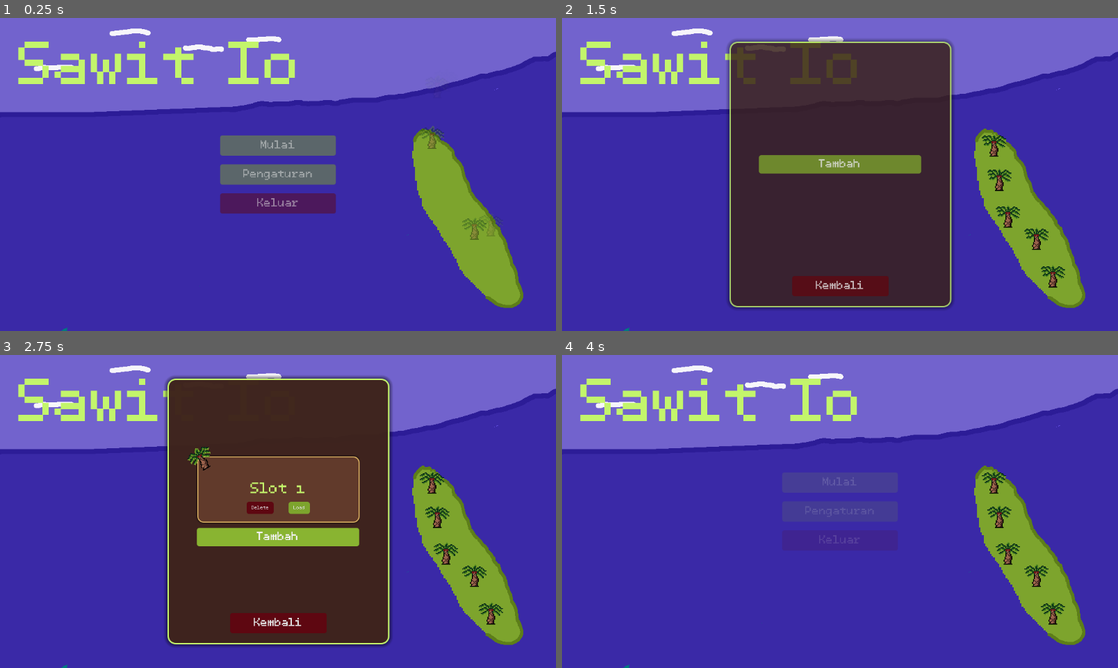
Above: before the commit, frames 1-4 (two rows, left to right).
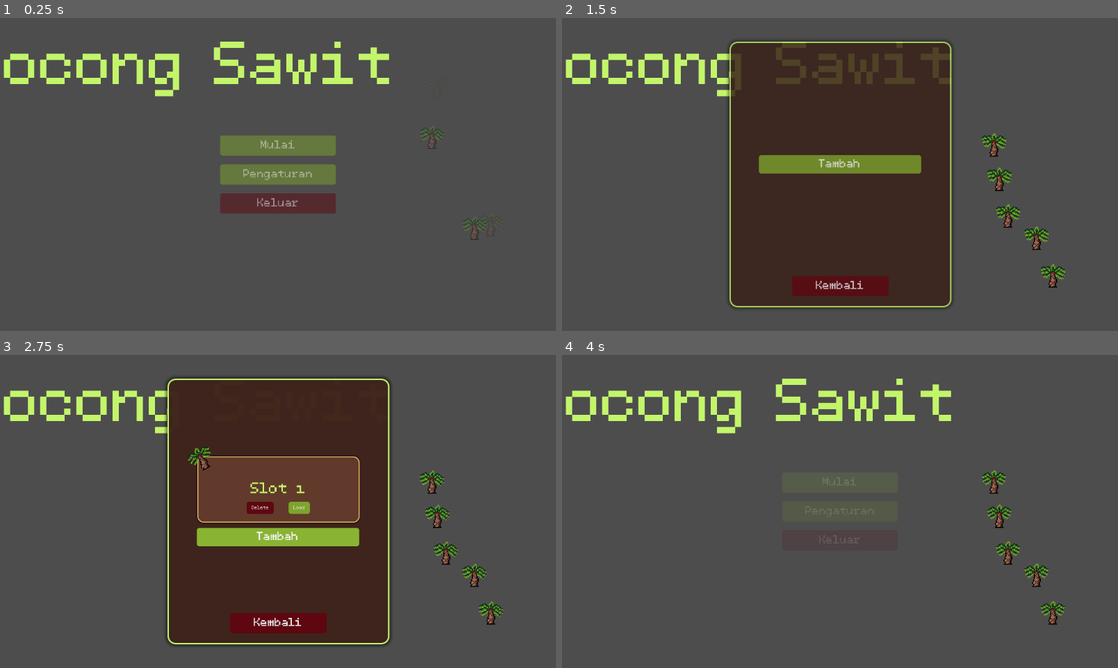
Above: after the commit, the same moments.

Repository: azizul987/Sawit-io
Game: Godot game, scene res://Scene/MainMenui.tscn
Same seed, same stepped clock (60 frames per second), same inputs: the game is played once before the commit and once after it. Sound files missing from this copy of the repository are replaced by a short silence.
Inputs (mouse positions are in pixels of both pictures, inside the frame that each line leads up to):
- Up to frame 1 (0.25 s): no input
- Up to frame 2 (1.5 s): click "Mulai" at 0.5 s; tap Enter at 1.25 s; drag from (1051, 274) to (1006, 215) at 1.27 s
- Up to frame 3 (2.75 s): click "Tambah" at 2 s
- Up to frame 4 (4 s): click "Kembali" at 2.75 s; click "Mulai" at 3.5 s

The runs differ from the first frame. In frame 1, 99% of the frame differs, in the area x 0-100%, y 0-100%; in frame 2, 65%; in frame 3, 65%; in frame 4, 98%.

Commit message:
add new icon to trs res

Diff:
--- a/Logic/Data Templete/Data/ress/updatedatabase.tres
+++ b/Logic/Data Templete/Data/ress/updatedatabase.tres
@@ -2,12 +2,13 @@
 
 [ext_resource type="Script" uid="uid://b2qs3ham6ojqe" path="res://Logic/Data Templete/Data/Source/updatedatabase.gd" id="1_erwtg"]
 [ext_resource type="Script" uid="uid://g1tewc4pomil" path="res://Logic/Data Templete/Data/Source/UpgradeData.gd" id="2_own6j"]
-[ext_resource type="Texture2D" uid="uid://c0xhqcmcbti51" path="res://temp tekture/skill_icons_by_quintino_pixels/24x24/skill_icons1.png" id="3_sabit"]
-[ext_resource type="Texture2D" uid="uid://bnn4d5r1duo1i" path="res://temp tekture/skill_icons_by_quintino_pixels/24x24/skill_icons2.png" id="4_buruh"]
-[ext_resource type="Texture2D" uid="uid://pg3lumyfvw84" path="res://temp tekture/skill_icons_by_quintino_pixels/24x24/skill_icons5.png" id="5_pupuk"]
+[ext_resource type="Texture2D" uid="uid://d24auogqsff7d" path="res://Asset/Icon/BuahSawitUpgrade.png" id="4_3bb6v"]
+[ext_resource type="Texture2D" uid="uid://ei21cvf5h2ve" path="res://Asset/Icon/RecruitDuplication.png" id="5_xjqgb"]
+[ext_resource type="Texture2D" uid="uid://bckm8rkmeklb7" path="res://Asset/Icon/Recruit.png" id="6_go5j7"]
 [ext_resource type="Texture2D" uid="uid://dkn5k3fjed8dy" path="res://temp tekture/skill_icons_by_quintino_pixels/24x24/skill_icons8.png" id="6_traktor"]
-[ext_resource type="Texture2D" uid="uid://luaruaa52acv" path="res://temp tekture/skill_icons_by_quintino_pixels/24x24/skill_icons4.png" id="7_mandor"]
-[ext_resource type="Texture2D" uid="uid://cn836tqwbkocd" path="res://temp tekture/skill_icons_by_quintino_pixels/24x24/skill_icons3.png" id="8_pohon"]
+[ext_resource type="Texture2D" uid="uid://b3ch0dn8xh5ux" path="res://Asset/Icon/Time.png" id="7_e0wu4"]
+[ext_resource type="Texture2D" uid="uid://3of23js48ehs" path="res://Asset/Icon/BuahSawitDouble.png" id="8_8dm5v"]
+[ext_resource type="Texture2D" uid="uid://tklmcs6737sm" path="res://Asset/Icon/BuahSawitEmasUpgrade.png" id="9_vu0kr"]
 
 [sub_resource type="Resource" id="Resource_naik_provinsi"]
 script = ExtResource("2_own6j")
@@ -36,7 +37,7 @@
 upgrade_name = "Jumlah Sawit"
 description = "Menanam bibit sawit baru di lahan terbuka. Menambah [color=yellow]+1 Pendapatan Klik[/color] dan menaikkan kepadatan pohon di perkebunanmu!"
 price = 1.0
-icon = ExtResource("8_pohon")
+icon = ExtResource("4_3bb6v")
 max_level = 100
 metadata/_custom_type_script = "uid://g1tewc4pomil"
 
@@ -45,7 +46,7 @@
 upgrade_name = "Rekrut"
 description = "Mempekerjakan buruh panen otomatis yang rajin keliling lahan dengan sistem upah bersih: [color=yellow]Harga Sawit − (Harga Sawit × 10%)[/color]!"
 price = 100.0
-icon = ExtResource("4_buruh")
+icon = ExtResource("5_xjqgb")
 effect_type = 2
 max_level = 50
 required_upgrade = SubResource("Resource_jumlahsawit")
@@ -58,7 +59,7 @@
 description = "Memberikan liburan dan es teh manis porseling. Buruh bahagia bertransformasi lebih gesit serta [color=yellow]Kepintaran AI[/color]-nya melesat pesat!"
 price = 450.0
 price_multiplier = 1.35
-icon = ExtResource("7_mandor")
+icon = ExtResource("6_go5j7")
 effect_type = 5
 effect_value = 15.0
 max_level = 30
@@ -72,7 +73,7 @@
 description = "Menjalin kontrak dagang dengan Pabrik Kelapa Sawit (PKS). Mengatrol nilai jual pasaran buah sawitmu sebesar [color=yellow]+40%[/color] per tingkat!"
 price = 1500.0
 price_multiplier = 1.4
-icon = ExtResource("5_pupuk")
+icon = ExtResource("7_e0wu4")
 effect_type = 1
 effect_value = 40.0
 max_level = 50
@@ -86,7 +87,7 @@
 description = "Menguasai rantai ekspor komoditas Sumatera. Memberikan multiplier harga lipatan berdasarkan [color=yellow]Jumlah Wilayah[/color] yang kamu miliki!"
 price = 5000.0
 price_multiplier = 1.5
-icon = ExtResource("6_traktor")
+icon = ExtResource("8_8dm5v")
 effect_type = 6
 effect_value = 2.0
 max_level = 25
@@ -100,7 +101,7 @@
 description = "Bioteknologi pupuk mukjizat! Memberikan peluang [color=yellow]10% Critical Chance[/color] setiap panen untuk memetik Sawit Emas bernilai [color=orange]10x LIPAT[/color]!"
 price = 15000.0
 price_multiplier = 1.6
-icon = ExtResource("3_sabit")
+icon = ExtResource("9_vu0kr")
 effect_type = 7
 effect_value = 10.0
 max_level = 20
--- /dev/null
+++ b/Logic/Data Templete/Data/ress/updatedatabase_Kab.tres
@@ -0,0 +1,8 @@
+[gd_resource type="Resource" script_class="UpgradeDatabase" format=3 uid="uid://c4gw07r3ub5as"]
+
+[ext_resource type="Script" uid="uid://b2qs3ham6ojqe" path="res://Logic/Data Templete/Data/Source/updatedatabase.gd" id="1_bubfa"]
+[ext_resource type="Script" uid="uid://g1tewc4pomil" path="res://Logic/Data Templete/Data/Source/UpgradeData.gd" id="2_rekm2"]
+
+[resource]
+script = ExtResource("1_bubfa")
+metadata/_custom_type_script = "uid://b2qs3ham6ojqe"
--- a/Scene/MainMenui.tscn
+++ b/Scene/MainMenui.tscn
@@ -162,6 +162,10 @@
 anchors_preset = 15
 anchor_right = 1.0
 anchor_bottom = 1.0
+offset_left = 440.5099
+offset_top = -710.1324
+offset_right = 440.5099
+offset_bottom = -710.1324
 grow_horizontal = 2
 grow_vertical = 2
 theme_override_styles/panel = SubResource("StyleBoxTexture_w84f2")
@@ -199,7 +203,7 @@
 theme_override_colors/font_color = Color(0.7656522, 0.9594006, 0.41912422, 1)
 theme_override_fonts/font = SubResource("FontVariation_judul")
 theme_override_font_sizes/font_size = 125
-text = "Sawit Io"
+text = "Pocong Sawit"
 
 [node name="CanvasLayer" type="CanvasLayer" parent="." unique_id=1363850231]
 
Not shown, added: Asset/BuahSawit.png.import
Not shown, added: Asset/BuahSawitEmas.png.import
Not shown, added: Asset/Icon/BuahSawitDouble.png.import
Not shown, added: Asset/Icon/BuahSawitEmasUpgrade.png.import
Not shown, added: Asset/Icon/BuahSawitUpgrade.png.import
Not shown, added: Asset/Icon/CoinDouble.png.import
Not shown, added: Asset/Icon/CoinUpgrade.png.import
Not shown, added: Asset/Icon/HandUpgrade.png.import
Not shown, added: Asset/Icon/Recruit.png.import
Not shown, added: Asset/Icon/RecruitDuplication.png.import
Not shown, added: Asset/Icon/Time.png.import
Not shown, added: Asset/coin.png.import
